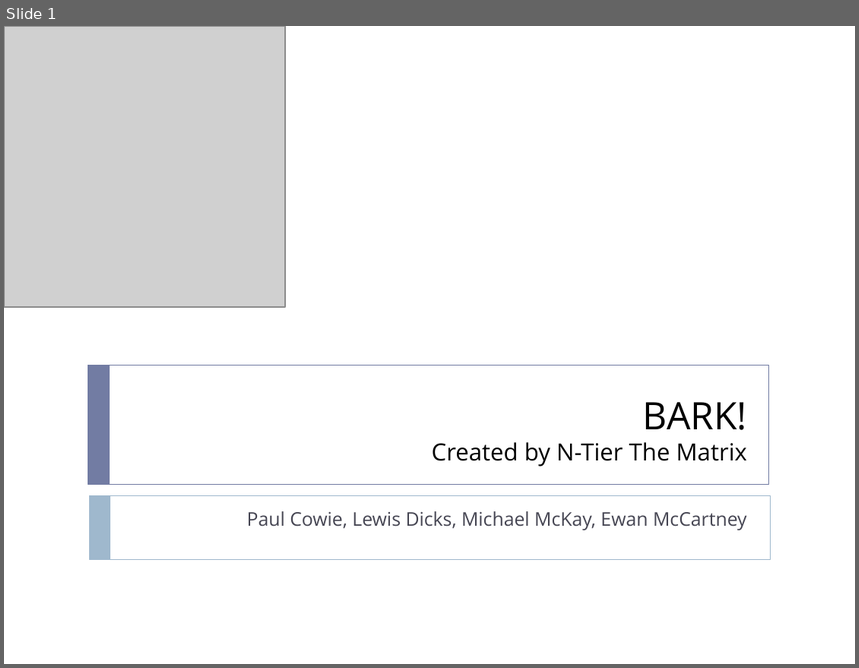
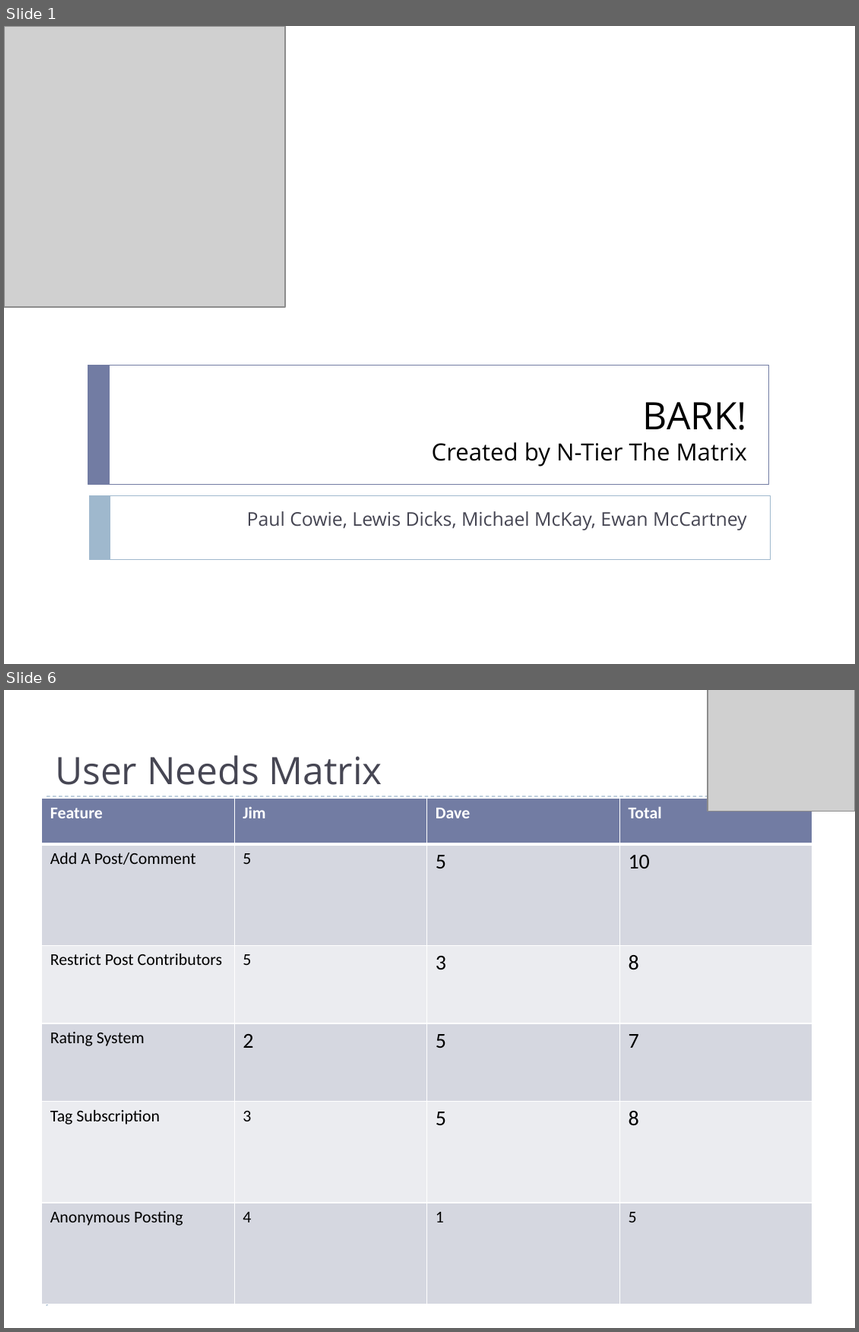
Before and after one commit to projectgoav/studeso, a slide deck: docs/presentation.pptx. Shown one above the other, each under a label of ours: slide 1 before the commit, slides 1 and 6 after it; the slides between them are not shown. The pictures are 859x668 and 859x1332 pixels, drawn with LibreOffice and Linux fonts; fonts in the diff are those of the drawing; grey boxes stand for pictures. Boxes give left, top, right and bottom in pixels: in the first picture for what was removed or moved away, otherwise in the second. Text is boxed around its words. In the diff, an @@ line names an element or a change of style, - is before the commit and + after.

Commit message:
Updated presentation with url mapping and matrix
Site map last thing to be added

```diff
--- a/docs/presentation.pptx
+++ b/docs/presentation.pptx
@@ slide 6 added at bbox=[4, 690, 855, 1328], background #FFFFFF @@
@@ picture added at bbox=[708, 690, 855, 811] @@
@@ title added at bbox=[55, 755, 382, 785], 32 pt, text #464653 @@
+User Needs Matrix
@@ table added at bbox=[41, 798, 811, 1304], 6 rows, 4 columns @@
+Feature | Jim | Dave | Total
+Add A Post/Comment | 5 | 5 | 10
+Restrict Post Contributors | 5 | 3 | 8
+Rating System | 2 | 5 | 7
+Tag Subscription | 3 | 5 | 8
+Anonymous Posting | 4 | 1 | 5
@@ line added from (47, 796) to (813, 796), #9FB8CD 0.75 pt dashed @@
@@ line added from (47, 1281) to (813, 1281), #9FB8CD 0.75 pt dashed @@
@@ triangle added at bbox=[47, 1288, 58, 1306], fill #9FB8CD @@
```
Also in this commit, not shown: 4 slides changed, 1 other slide added, 1 slide removed, 1 other file.
